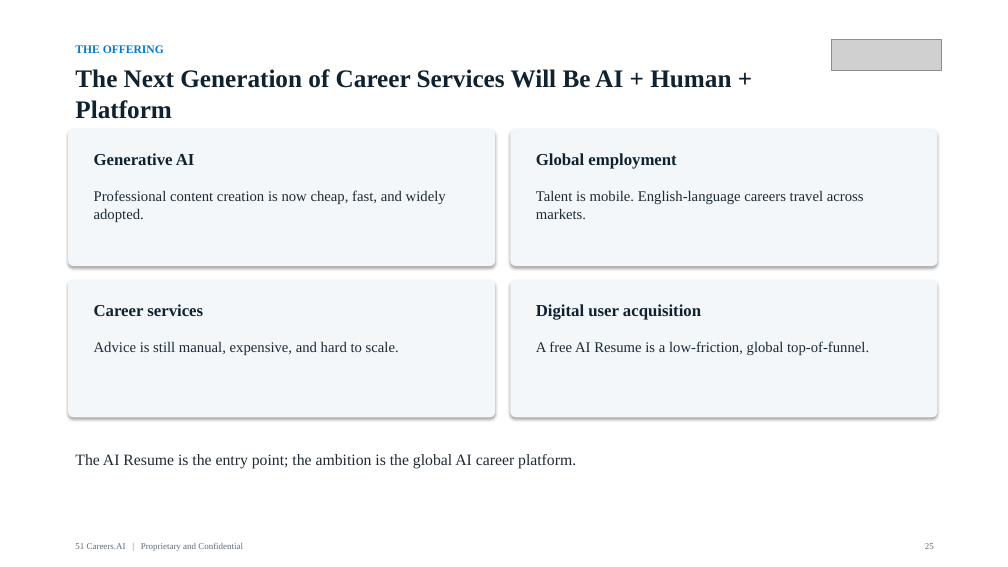
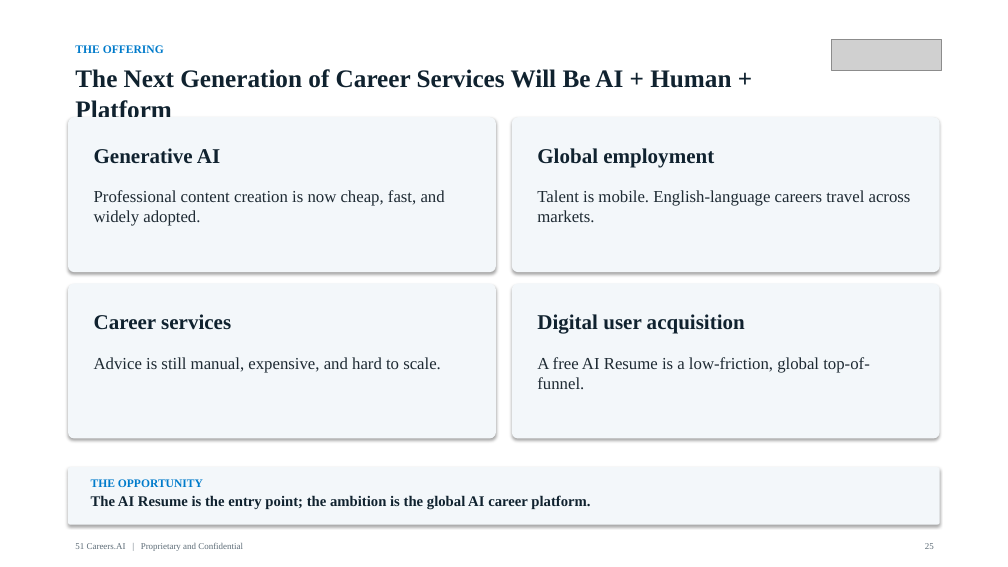
Before and after one commit to anthonyleedu/anthonyleedu, a slide deck: slide 25 of 51Careers_AI_Investor_Overview.pptx. Drawn at 1008x567 pixels with LibreOffice and Linux fonts; fonts in the diff are those of the drawing; grey boxes stand for pictures. Boxes give left, top, right and bottom in pixels: in the first picture for what was removed or moved away, otherwise in the second. Text is boxed around its words. In the diff, an @@ line names an element or a change of style, - is before the commit and + after.

```diff
--- a/51Careers_AI_Investor_Overview.pptx
+++ b/51Careers_AI_Investor_Overview.pptx
@@ rounded rectangle: place and size @@
-rounded rectangle at [68,129,495,266]
+rounded rectangle at [68,117,496,272]
@@ rounded rectangle: place and size @@
-rounded rectangle at [510,129,938,266]
+rounded rectangle at [512,117,940,272]
@@ rounded rectangle: place and size @@
-rounded rectangle at [68,280,495,417]
+rounded rectangle at [68,284,496,439]
@@ rounded rectangle: place and size @@
-rounded rectangle at [510,280,938,417]
+rounded rectangle at [512,284,940,439]
@@ text "Career services": place and size @@
-text "Career services" at [94,304,203,316]
+text "Career services" at [94,314,231,330]
@@ size 16 to 20 pt in 4 elements at [94,148,220,164], [537,148,714,167], [94,314,231,330], [537,314,745,334] @@
@@ text "Digital user acquisition": place and size @@
-text "Digital user acquisition" at [536,304,701,320]
+text "Digital user acquisition" at [537,314,745,334]
@@ text "Advice is still manual, expensive, ...": place and size @@
-text "Advice is still manual, expensive, ..." at [94,341,399,355]
+text "Advice is still manual, expensive, ..." at [94,357,441,373]
@@ size 14 to 16 pt in 4 elements at [94,190,445,226], [537,190,911,222], [94,357,441,373], [537,357,870,389] @@
@@ text "A free AI Resume is ...": place and size @@
-text "A free AI Resume is ..." at [536,341,869,355]
+text "A free AI Resume is ..." at [537,357,870,389]
@@ rounded rectangle added at [68,467,940,525], fill #F3F7FA @@
@@ text added at [91,479,203,487], 11 pt, text #007BCB, bold @@
+THE OPPORTUNITY
@@ text "The AI Resume is the ...": place and size @@
-text "The AI Resume is the ..." at [75,454,576,468]
+text "The AI Resume is the ..." at [91,495,590,510]
@@ text "The AI Resume is the ..." at [91,495,590,510]: size 15 to 14 pt, text colour #1E2A33 to #10222F, bold on @@
```
Also in this commit, not shown: 28 other slides changed, 1 other file.
